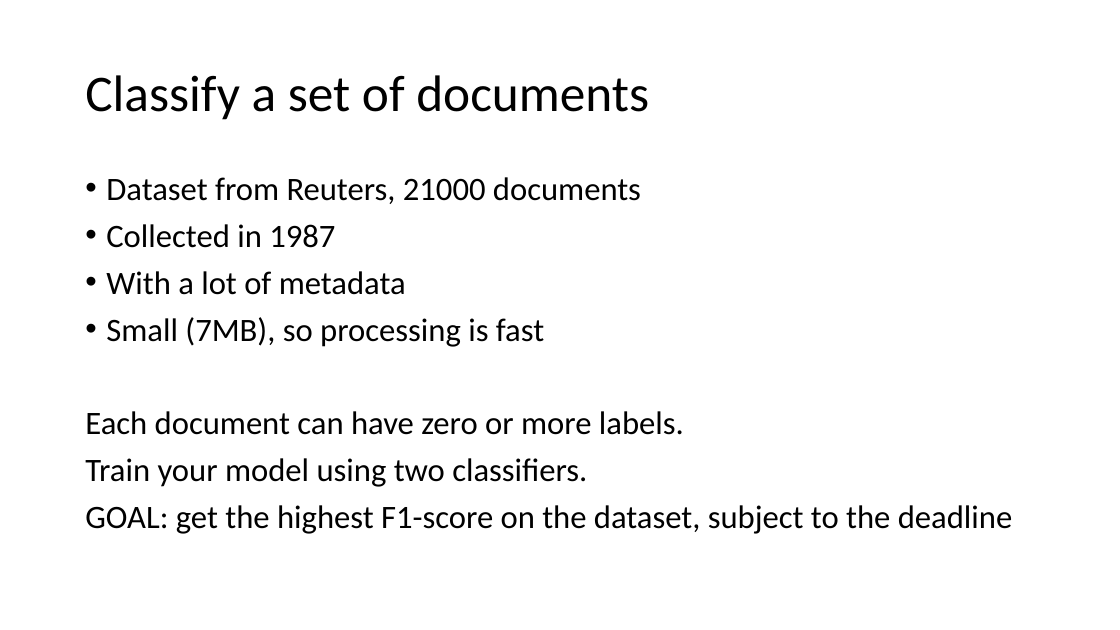
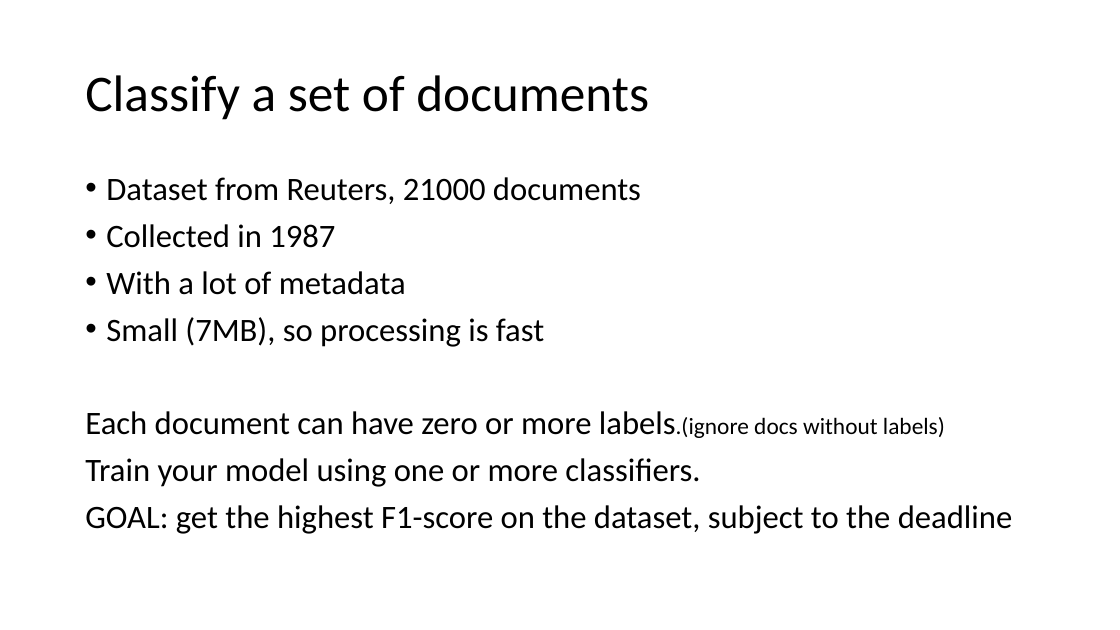
Before and after one commit to scaperex/python_workshop_intermediate, a slide deck: slide 2 of challenge.pptx. Drawn at 1120x630 pixels with LibreOffice and Linux fonts; fonts in the diff are those of the drawing. Boxes give left, top, right and bottom in pixels: in the first picture for what was removed or moved away, otherwise in the second. Text is boxed around its words. In the diff, an @@ line names an element or a change of style, - is before the commit and + after.

```diff
--- a/challenge.pptx
+++ b/challenge.pptx
@@ text at [85, 411, 945, 487]: text changed @@
-Each document can have zero or more labels.
-Train your model using two classifiers.
+Each document can have zero or more labels.(ignore docs without labels)
+Train your model using one or more classifiers.
```
Also in this commit, not shown: 6 other slides changed, 6 slides added, 1 other file.
